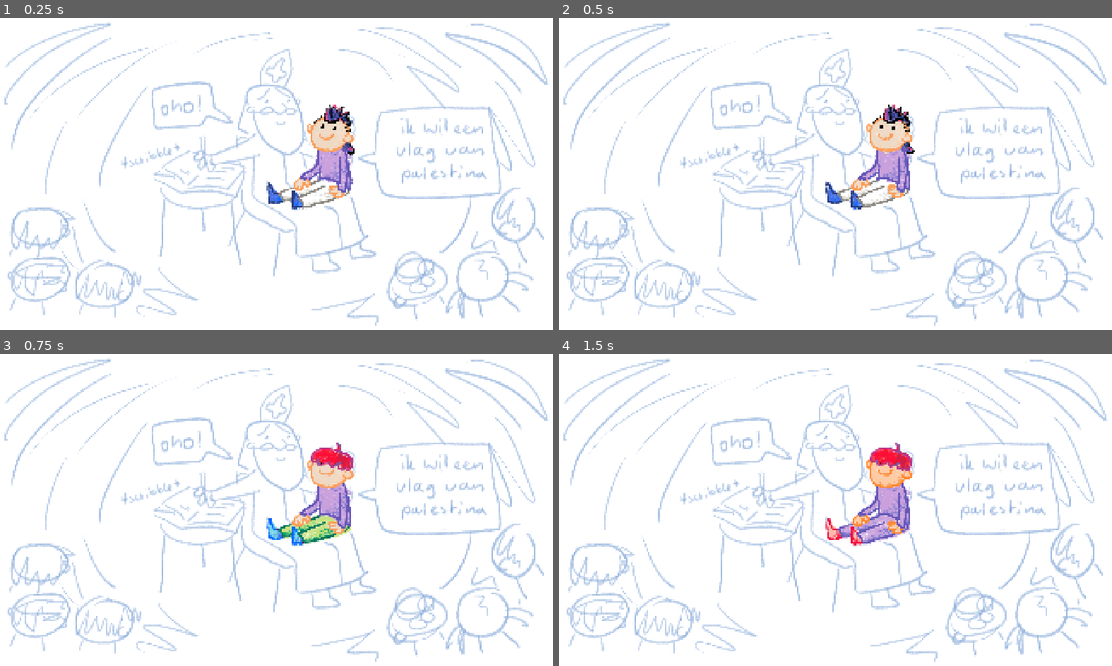
Above: before the commit, frames 1-4 (two rows, left to right).
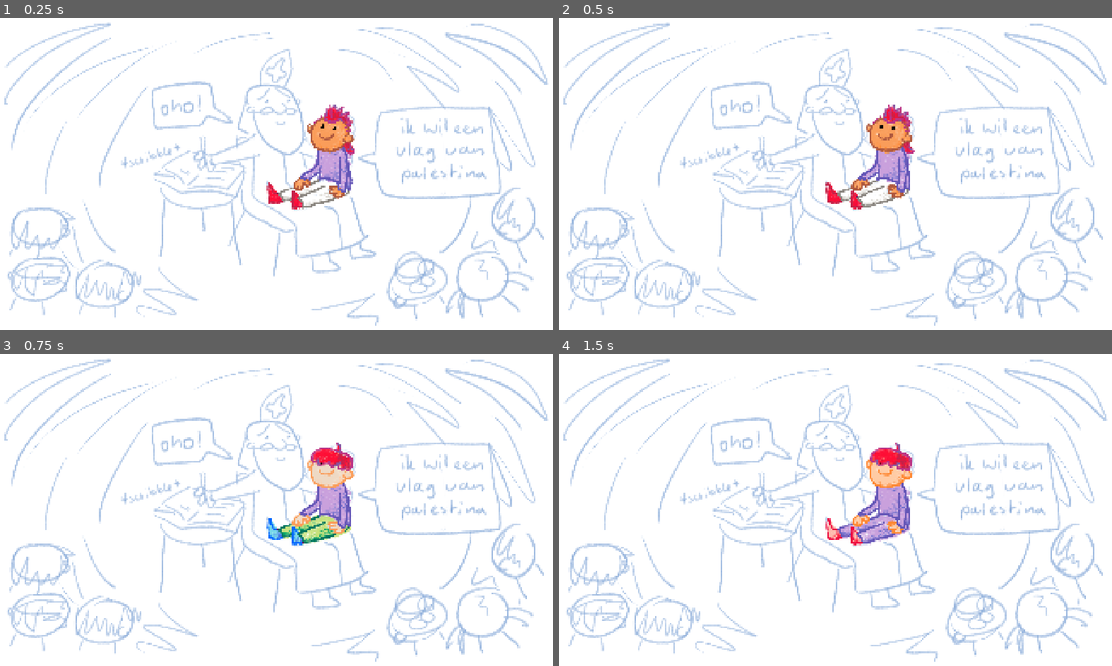
Above: after the commit, the same moments.

Repository: shikariix/sintjam2026
Game: Godot game, scene res://assets/scenes/joscenes/joscene_main.tscn
The game is run twice, just before and just after one commit, with the same random seed, the same clock (stepped at 60 frames per second) and the same inputs. This scene is started directly instead of the project's main scene.
Inputs (mouse positions are in pixels of both pictures, inside the frame that each line leads up to):
- Up to frame 1 (0.25 s): no input
- Up to frame 2 (0.5 s): no input
- Up to frame 3 (0.75 s): move the mouse to (398, 491) at 0.52 s; click (398, 491) at 0.67 s
- Up to frame 4 (1.5 s): tap Enter at 1.25 s; drag from (719, 525) to (802, 572) at 1.27 s

The runs differ from the first frame. In frame 1, 1.3% of the frame differs, in the area x 48-65%, y 27-62%; in frame 2, 1.3%; in frame 3, nothing differs; in frame 4, nothing differs.

Commit message:
Add kid resource for specifying visuals 💇‍♀️

Diff:
--- a/assets/art/materials/m_kid_base.tres
+++ b/assets/art/materials/m_kid_base.tres
@@ -10,7 +10,7 @@
 shader_parameter/noise_tex = ExtResource("2_uju3q")
 shader_parameter/wiggle_intensity = 0.7
 shader_parameter/skin_color_tex = ExtResource("4_uju3q")
-shader_parameter/skin_color = Vector2(0.9, 0)
+shader_parameter/skin_color = Vector2(0.75, 0)
 shader_parameter/shoes_color_tex = ExtResource("3_pe3di")
 shader_parameter/shoes_color = Vector2(0.635, 0.69)
 shader_parameter/shirt_color_tex = ExtResource("3_pe3di")
--- a/assets/resources/colorcoordinates/r_validcoords_skin.tres
+++ b/assets/resources/colorcoordinates/r_validcoords_skin.tres
@@ -4,6 +4,6 @@
 
 [resource]
 script = ExtResource("1_u6wth")
-name = "Kid_Shirt"
+name = "Kid_Skin"
 coordinates = Array[Vector2]([Vector2(0.2, 0), Vector2(0.3, 0), Vector2(0.45, 0), Vector2(0.5, 0), Vector2(0.6, 0), Vector2(0.75, 0), Vector2(0.9, 0)])
 metadata/_custom_type_script = "uid://lyk5ub4cn8sb"
--- /dev/null
+++ b/assets/resources/kids/kid_data.gd
@@ -0,0 +1,48 @@
+class_name Kid_Data
+extends Resource
+
+@export var name : String
+
+@export_category("visuals")
+@export var hair_style : HAIRSTYLE
+@export var hair_color : HAIRCOLOR
+@export var skin_color : SKINCOLOR
+@export var shirt_color : CLOTHESCOLOR
+@export var pants_color : CLOTHESCOLOR
+@export var shoes_color : CLOTHESCOLOR
+# enums keys and matching coordinates at bottom of script for ease of adding new properties
+
+func _init( p_name = "",
+			p_hair_style = HAIRSTYLE.DIAGONAL,
+			p_hair_color = HAIRCOLOR.WHITE,
+			p_skin_color = SKINCOLOR.RUST,
+			p_shirt_color = CLOTHESCOLOR.WHITE,
+			p_pants_color = CLOTHESCOLOR.WHITE,
+			p_shoes_color = CLOTHESCOLOR.WHITE ):
+	name = p_name
+	hair_style = p_hair_style
+	hair_color = p_hair_color
+	skin_color = p_skin_color
+	shirt_color = p_shirt_color
+	pants_color = p_pants_color
+	shoes_color = p_shoes_color
+
+
+
+# ENUMS AND MATCHING VECTORS
+enum HAIRCOLOR { WHITE = 0, RED = 1, GINGER = 2, BLONDE = 3, BROWN = 4, DARK_BROWN = 5, BLUEBLACK = 6, PURPLE = 7 }
+enum SKINCOLOR { DARK = 0, RUST = 1, BROWN = 2, ORANGE = 3, TAN = 4, PALE = 5, PALLID = 6 }
+enum CLOTHESCOLOR { WHITE = 0, GREY = 1, LIGHT_RED = 2, RED = 3, YELLOW = 4, GREEN = 5, LIGHT_BLUE = 6, BLUE = 7, PURPLE = 8, PINK = 9, HOT_PINK = 10 }
+enum HAIRSTYLE { BALD = 0, DIAGONAL = 1, MIDDLE_PART = 2, SPIKY = 3,
+				EMO = 4, CURLY_SHORT = 5, CURLY_SQUARE = 6, BOWL = 7,
+				LONG_STRAIGTH = 8, BRAIDS = 9, PIGTAILS = 10, LONG_CURLY = 11,
+				DOUBLE_BUNS = 12, BOB = 13, SINGLE_BUN = 14, MOHAWK = 15 }
+
+const haircolor_coords : Array[Vector2] = [ Vector2(.0, .1), Vector2(.0, .2), Vector2(.0, .3), Vector2(.0, .4), Vector2(.0, .6), Vector2(.0, .7), Vector2(.0, .8), Vector2(.0, .9) ]
+const skincolor_coords : Array[Vector2] = [ Vector2(.2, .0), Vector2(.3, .0), Vector2(.45, .0), Vector2(.5, .0), Vector2(.6, .0), Vector2(.75, .0), Vector2(.9, .0) ]
+const clothescolor_coords : Array[Vector2] = [ Vector2(.8, .1), Vector2(.6, .1), Vector2(.8, .2), Vector2(.6, .2), Vector2(.6, .4), Vector2(.6, .6),
+											Vector2(.8, .7), Vector2(.6, .7), Vector2(.6, .8), Vector2(.8, .9), Vector2(.6, .9) ]
+const hairstyle_coords : Array[Vector2] = [ Vector2(0, 0), Vector2(1, 0), Vector2(2, 0), Vector2(3, 0),
+											Vector2(0, 1), Vector2(1, 1), Vector2(2, 1), Vector2(3, 1),
+											Vector2(0, 2), Vector2(1, 2), Vector2(2, 2), Vector2(3, 2),
+											Vector2(0, 3), Vector2(1, 3), Vector2(2, 3), Vector2(3, 3) ]
--- /dev/null
+++ b/assets/resources/kids/r_kid_jimothy.tres
@@ -0,0 +1,13 @@
+[gd_resource type="Resource" script_class="Kid_Data" format=3 uid="uid://dp7up1miikum8"]
+
+[ext_resource type="Script" uid="uid://ceqyh63xxr7k4" path="res://assets/resources/kids/kid_data.gd" id="1_p5ge4"]
+
+[resource]
+script = ExtResource("1_p5ge4")
+name = "Jimothy"
+hair_style = 15
+hair_color = 1
+skin_color = 4
+shirt_color = 8
+shoes_color = 3
+metadata/_custom_type_script = "uid://ceqyh63xxr7k4"
--- a/assets/scenes/joscenes/joscene_main.tscn
+++ b/assets/scenes/joscenes/joscene_main.tscn
@@ -9,6 +9,8 @@
 [ext_resource type="Texture2D" uid="uid://b1r6kcutw5200" path="res://assets/art/textures/child/base/T_Kid_Line.png" id="7_1uxkm"]
 [ext_resource type="Resource" uid="uid://bdfqlr7clie41" path="res://assets/resources/colorcoordinates/r_validcoords_hair.tres" id="7_7mxoa"]
 [ext_resource type="Script" uid="uid://dev8lfy3tv3y1" path="res://assets/scripts/josientest/generate_random_kids.gd" id="8_tr10l"]
+[ext_resource type="Script" uid="uid://w2q2ld2nq8q5" path="res://assets/scripts/josientest/apply_kid_data.gd" id="8_wcfqp"]
+[ext_resource type="Resource" uid="uid://dp7up1miikum8" path="res://assets/resources/kids/r_kid_jimothy.tres" id="9_c86je"]
 [ext_resource type="Resource" uid="uid://42yvf1ptb2ax" path="res://assets/resources/colorcoordinates/r_validcoords_skin.tres" id="9_tr10l"]
 [ext_resource type="Resource" uid="uid://beycvawbffjre" path="res://assets/resources/colorcoordinates/r_validcoords_shirt.tres" id="10_kjy2k"]
 [ext_resource type="Material" uid="uid://dyi2f1fnmp23w" path="res://assets/art/materials/m_kid_attribute.tres" id="11_0ipee"]
@@ -90,6 +92,12 @@
 shirt_coords = ExtResource("10_kjy2k")
 hair_coords = ExtResource("7_7mxoa")
 
+[node name="Apply_Kid_Data" type="Node" parent="CanvasLayer/StaticArt_Scaler/Scene01_OpSchoot/Kid" unique_id=778533906]
+script = ExtResource("8_wcfqp")
+debug_data = ExtResource("9_c86je")
+basematerial = ExtResource("4_p13ef")
+hairmaterial = ExtResource("11_0ipee")
+
 [node name="Base" type="Control" parent="CanvasLayer/StaticArt_Scaler/Scene01_OpSchoot/Kid" unique_id=1664224078]
 layout_mode = 1
 anchors_preset = 15
--- /dev/null
+++ b/assets/scripts/josientest/apply_kid_data.gd
@@ -0,0 +1,17 @@
+extends Node
+
+@export var debug_data : Kid_Data
+@export var basematerial : Material
+@export var hairmaterial : Material
+
+func _ready():
+	if debug_data != null:
+		_apply_kid_data(debug_data)
+
+func _apply_kid_data(data : Kid_Data):
+	basematerial.set_shader_parameter('skin_color', Kid_Data.skincolor_coords[int(data.skin_color)])
+	basematerial.set_shader_parameter('shirt_color', Kid_Data.clothescolor_coords[int(data.shirt_color)])
+	basematerial.set_shader_parameter('pants_color', Kid_Data.clothescolor_coords[int(data.pants_color)])
+	basematerial.set_shader_parameter('shoes_color', Kid_Data.clothescolor_coords[int(data.shoes_color)])
+	hairmaterial.set_shader_parameter('attribute_color', Kid_Data.haircolor_coords[int(data.hair_color)].y)
+	hairmaterial.set_shader_parameter('current_cell', Kid_Data.hairstyle_coords[int(data.hair_style)])
Not shown, added: assets/resources/kids/kid_data.gd.uid
Not shown, added: assets/scripts/josientest/apply_kid_data.gd.uid
